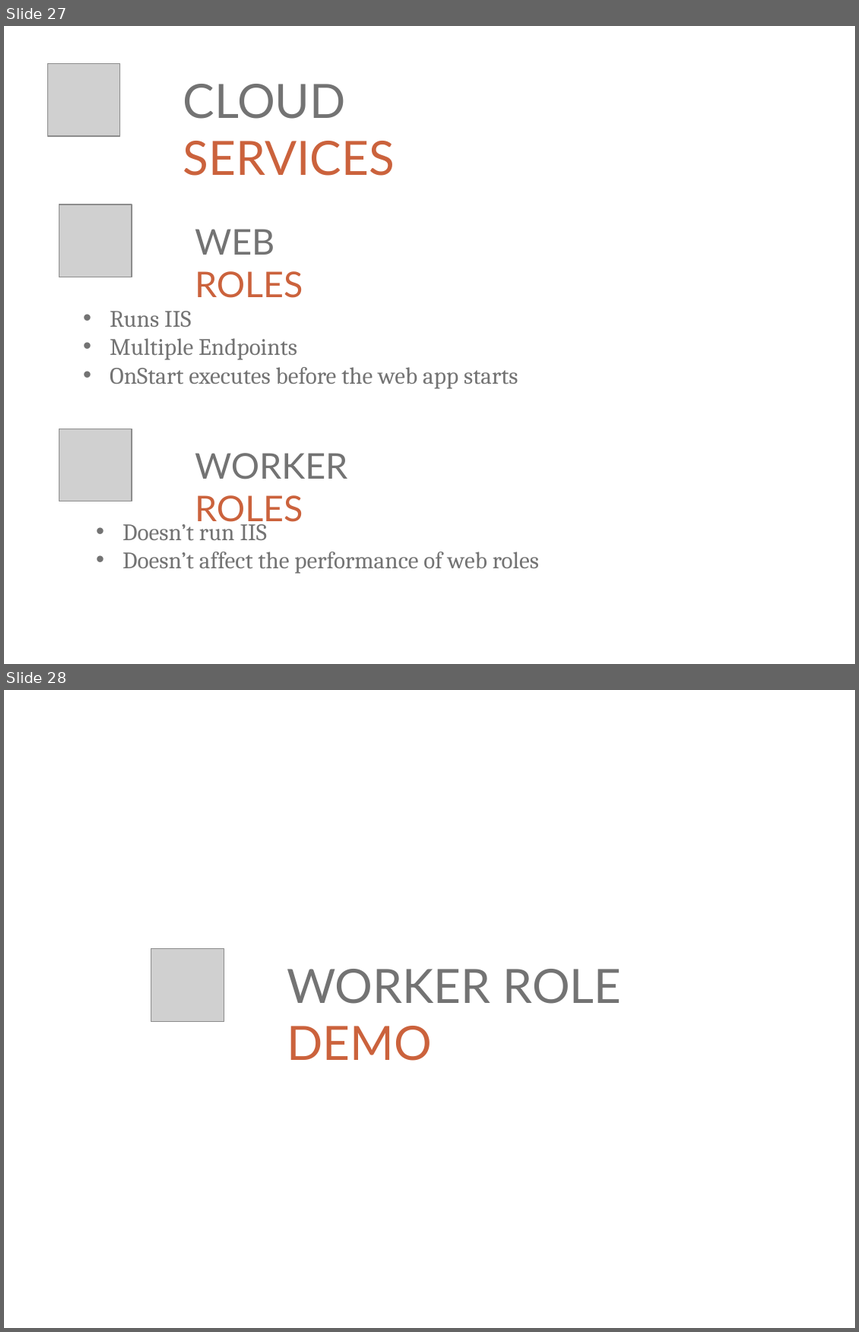
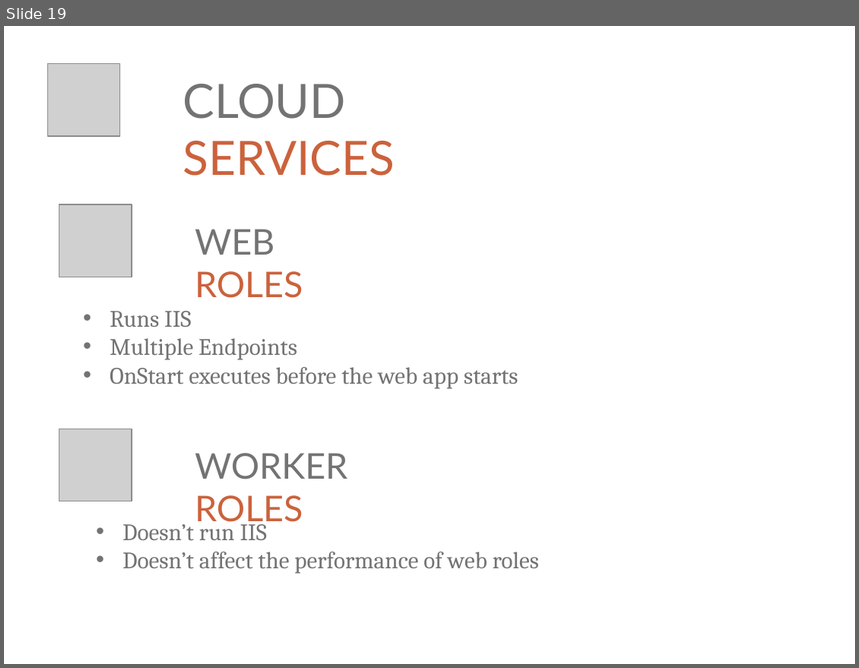
Before and after one commit to ritasker/Presentations-Archive, a slide deck: Current/Azure The Good Parts Web Apps/AzureTheGoodParts-WebApps.pptx. Shown one above the other, each under a label of ours: slides 27 and 28 before the commit, slide 19 after it. The pictures are 859x1332 and 859x668 pixels, drawn with LibreOffice and Linux fonts; fonts in the diff are those of the drawing; grey boxes stand for pictures; background and template pictures are left out. Boxes give left, top, right and bottom in pixels: in the first picture for what was removed or moved away, otherwise in the second. Text is boxed around its words. In the diff, an @@ line names an element or a change of style, - is before the commit and + after.

```diff
--- a/Current/Azure The Good Parts Web Apps/AzureTheGoodParts-WebApps.pptx
+++ b/Current/Azure The Good Parts Web Apps/AzureTheGoodParts-WebApps.pptx
@@ slide 28 removed at box(4, 690, 855, 1328), background picture (left out) @@
@@ picture removed at box(151, 948, 224, 1021) @@
@@ text removed at box(287, 969, 622, 1061) @@
-WORKER ROLE DEMO
@@ what was slide 27 is now slide 19 @@
```
Also in this commit, not shown: 1 slide changed, 1 slide added, 9 other slides removed, 58 other files.
